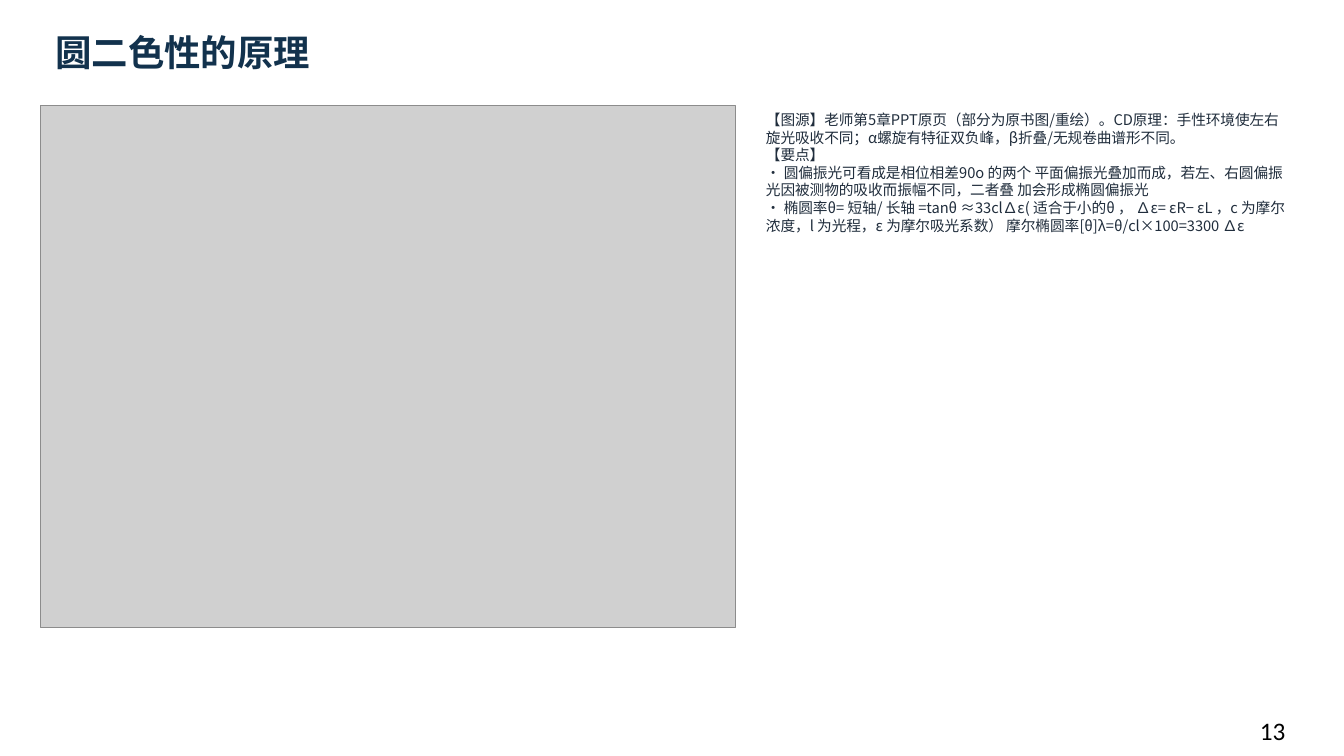
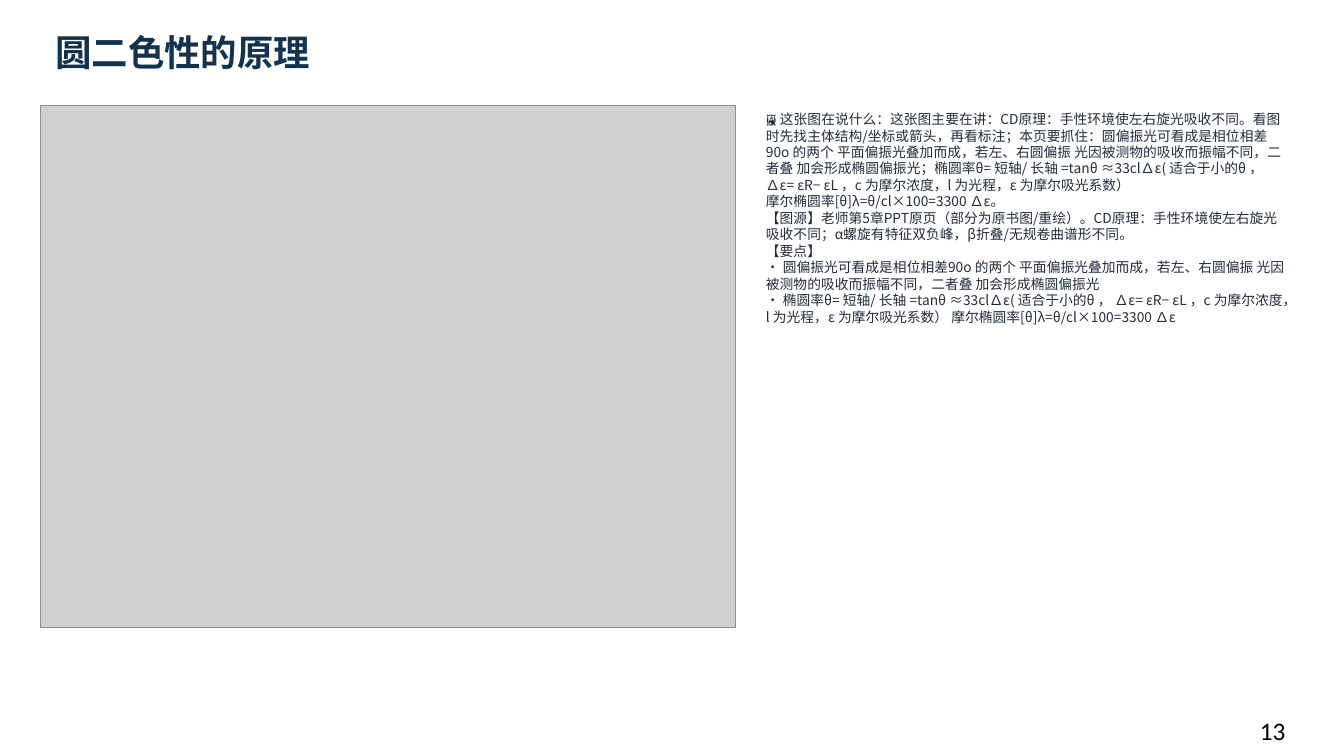
Before and after one commit to newkan-li/Biochemistry, a slide deck: slide 13 of downloads/bc03-ai-style.pptx. Drawn at 1344x756 pixels with LibreOffice and Linux fonts; fonts in the diff are those of the drawing; grey boxes stand for pictures. Boxes give left, top, right and bottom in pixels: in the first picture for what was removed or moved away, otherwise in the second. Text is boxed around its words. In the diff, an @@ line names an element or a change of style, - is before the commit and + after.

Commit message:
bc03为58张图片加通俗图说,PPT侧栏显示'这张图在说什么';下载版重生成82页;版本20261112b

```diff
--- a/downloads/bc03-ai-style.pptx
+++ b/downloads/bc03-ai-style.pptx
@@ text at bbox=[766, 112, 1297, 325]: text changed; size 10.5 to 9.8 pt @@
-【图源】老师第5章PPT原页（部分为原书图/重绘）。CD原理：手性环境使左右旋光吸收不同；α螺旋有特征双负峰，β折叠/无规卷曲谱形不同。
-【要点】
-• 圆偏振光可看成是相位相差90o 的两个 平面偏振光叠加而成，若左、右圆偏振 光因被测物的吸收而振幅不同，二者叠 加会形成椭圆偏振光
-• 椭圆率θ= 短轴/ 长轴 =tanθ ≈33cl∆ε( 适合于小的θ ， ∆ε= εR− εL ，c 为摩尔浓度，l 为光程，ε 为摩尔吸光系数） 摩尔椭圆率[θ]λ=θ/cl×100=3300 ∆ε
+🖼 这张图在说什么：这张图主要在讲：CD原理：手性环境使左右旋光吸收不同。看图时先找主体结构/坐标或箭头，再看标注；本页要抓住：圆偏振光可看成是相位相差90o 的两个 平面偏振光叠加而成，若左、右圆偏振 光因被测物的吸收而振幅不同，二者叠 加会形成椭圆偏振光；椭圆率θ= 短轴/ 长轴 =tanθ ≈33cl∆ε( 适合于小的θ ， ∆ε= εR− εL ，c 为摩尔浓度，l 为光程，ε 为摩尔吸光系数） 摩尔椭圆率[θ]λ=θ/cl×100=3300 ∆ε。
+【图源】老师第5章PPT原页（部分为原书图/重绘）。CD原理：手性环境使左右旋光吸收不同；α螺旋有特征双负峰，β折叠/无规卷曲谱形不同。
+【要点】
+• 圆偏振光可看成是相位相差90o 的两个 平面偏振光叠加而成，若左、右圆偏振 光因被测物的吸收而振幅不同，二者叠 加会形成椭圆偏振光
+• 椭圆率θ= 短轴/ 长轴 =tanθ ≈33cl∆ε( 适合于小的θ ， ∆ε= εR− εL ，c 为摩尔浓度，l 为光程，ε 为摩尔吸光系数） 摩尔椭圆率[θ]λ=θ/cl×100=3300 ∆ε
```
Also in this commit, not shown: 81 other slides changed, 5 other files.
